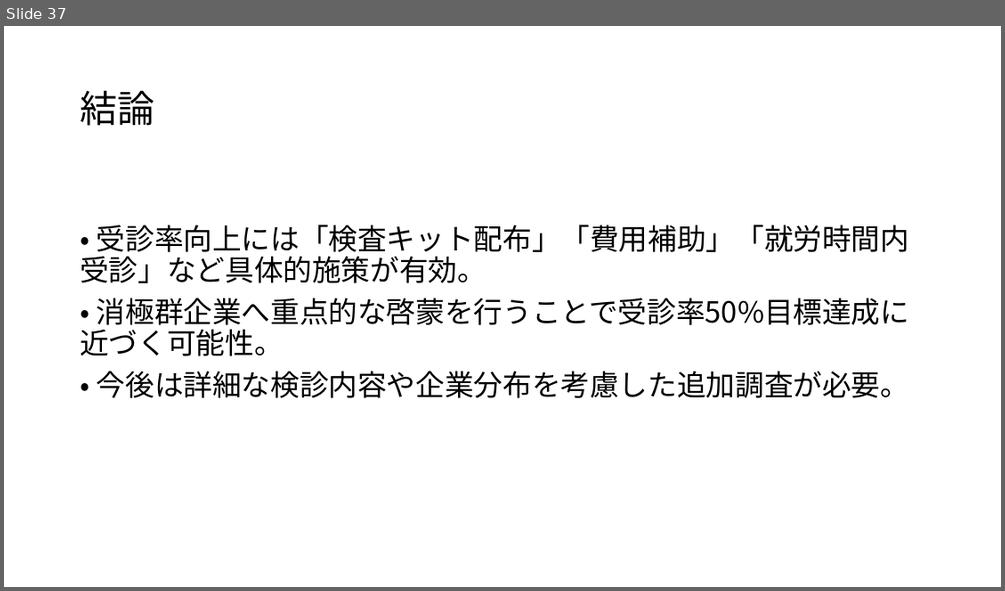
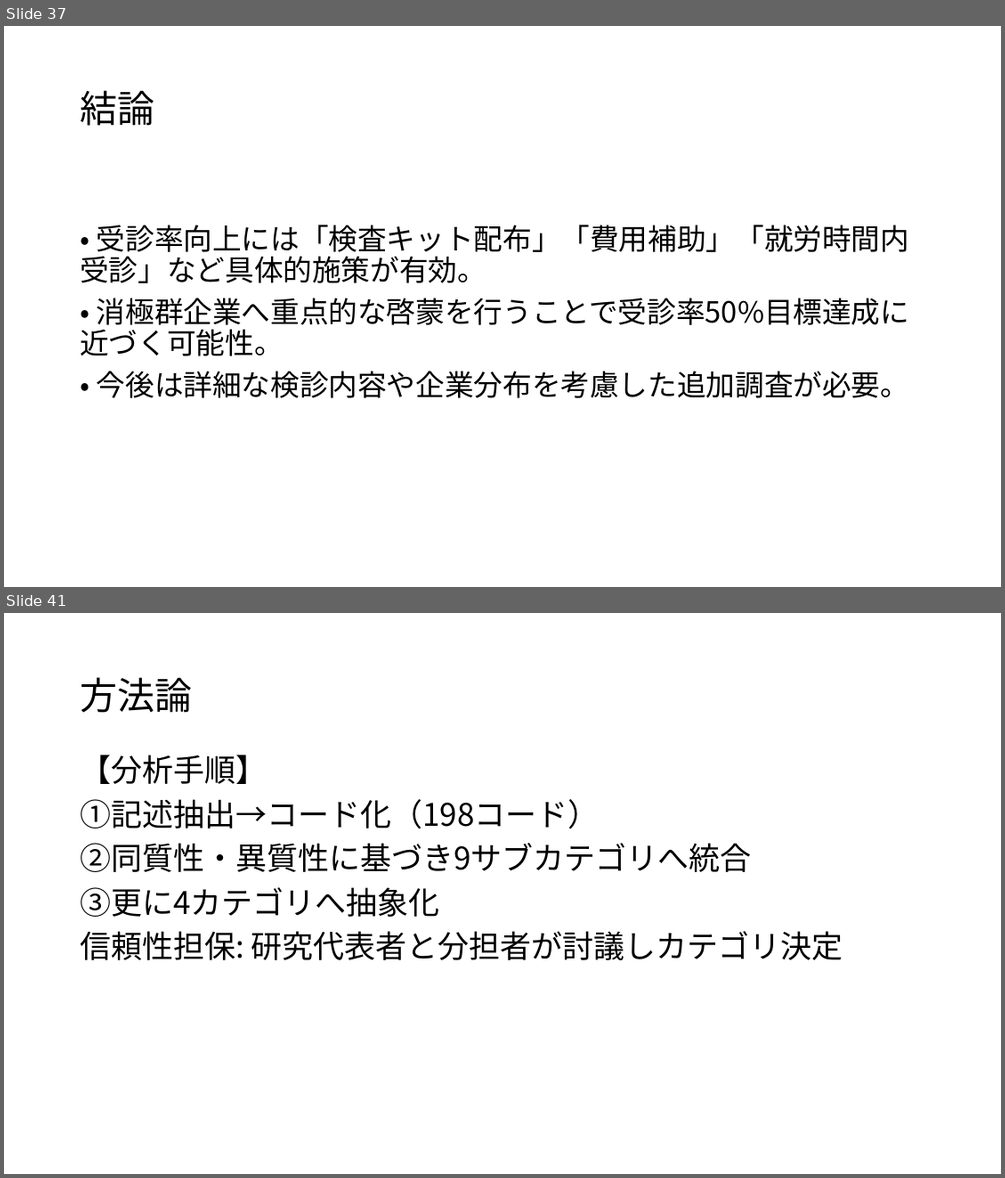
Before and after one commit to btanaka-econ/health-econ, a slide deck: cancer_screening/cancer_screening.pptx. Shown one above the other, each under a label of ours: slide 37 before the commit, slides 37 and 41 after it; the slides between them are not shown. The pictures are 1005x591 and 1005x1178 pixels, drawn with LibreOffice and Linux fonts; fonts in the diff are those of the drawing. Boxes give left, top, right and bottom in pixels: in the first picture for what was removed or moved away, otherwise in the second. Text is boxed around its words. In the diff, an @@ line names an element or a change of style, - is before the commit and + after.

```diff
--- a/cancer_screening/cancer_screening.pptx
+++ b/cancer_screening/cancer_screening.pptx
@@ slide 41 added at (x1=4, y1=613, x2=1001, y2=1174), background #FFFFFF @@
@@ title added at (x1=80, y1=677, x2=192, y2=713), 36 pt, text #000000 @@
+方法論
@@ text added at (x1=80, y1=755, x2=843, y2=960), 30 pt, text #000000 @@
+【分析手順】
+①記述抽出→コード化（198コード）
+②同質性・異質性に基づき9サブカテゴリへ統合
+③更に4カテゴリへ抽象化
+信頼性担保: 研究代表者と分担者が討議しカテゴリ決定
```
Also in this commit, not shown: 9 other slides added.
